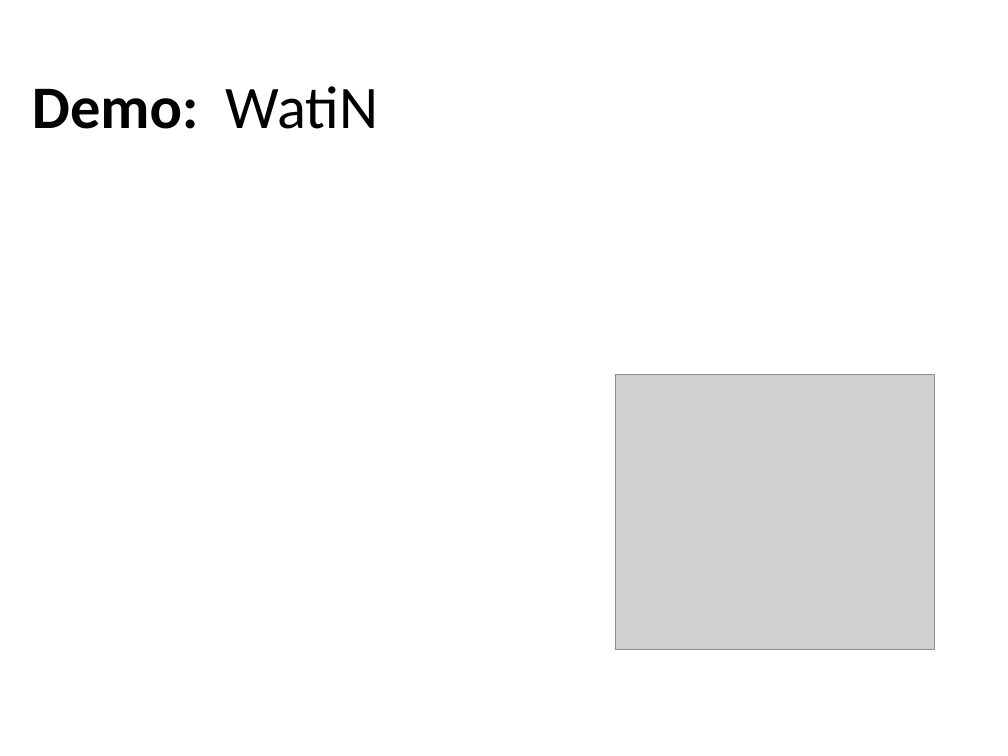
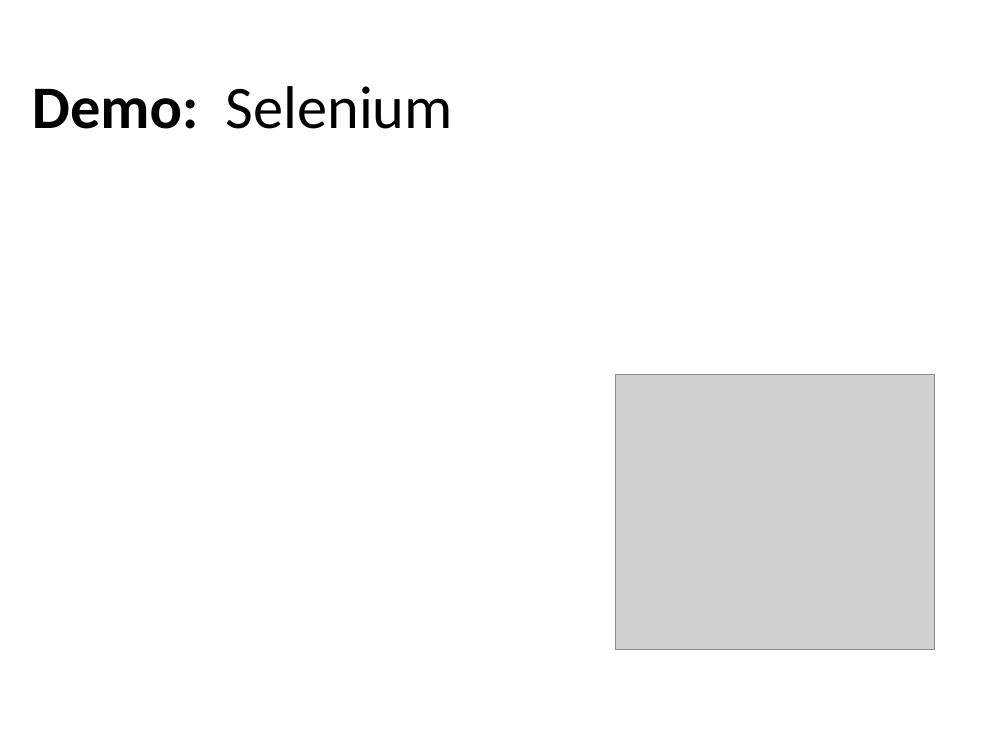
Before and after one commit to kburnell/TestDrivingASP.NETMVC, a slide deck: slide 25 of TestDrivingASP.NETMVC.pptx. Drawn at 1008x756 pixels with LibreOffice and Linux fonts; fonts in the diff are those of the drawing; grey boxes stand for pictures; background and template pictures are left out. Boxes give left, top, right and bottom in pixels: in the first picture for what was removed or moved away, otherwise in the second. Text is boxed around its words. In the diff, an @@ line names an element or a change of style, - is before the commit and + after.

```diff
--- a/TestDrivingASP.NETMVC.pptx
+++ b/TestDrivingASP.NETMVC.pptx
@@ text at (32, 86, 453, 129): text changed; bold off @@
-Demo: WatiN
+Demo: Selenium
```
Also in this commit, not shown: 5 other slides changed, 28 other files.
